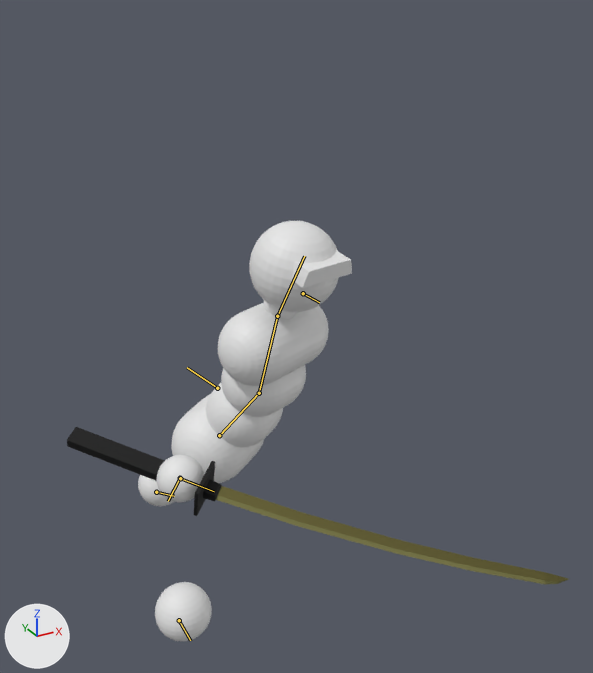
Renders of the Blender file asset_raws/simple_combat_char.blend from each side of a commit.
Both versions are drawn from a 50 mm camera at (-0.92, -1.1, 2.13) aimed at (0.37, 1.23, 0.97). Every picture has the same lights, and +X, +Y and +Z are marked at lower left. Both versions are drawn at frame 4 of the action 'Hurt_parry_left'; the numbers are the values there. The bones that bend it are drawn over the model as lines.

Names of what the first picture shows: 'Body', 'Sword'.
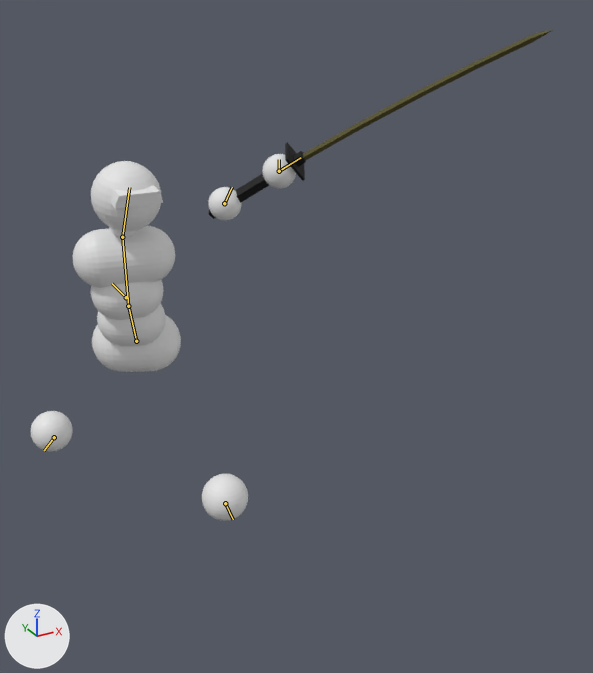
The change in detail:
Bone 'Root bone' (bone_root_bone) moves from (0.0, 1.069, 0.0) to (0.0, 2.0, 0.0).
Bone 'Root bone' (bone_root_bone) turns from (0, 0, 8) to (0, 0, 0) degrees about its own x, y and z.
Bone 'Lower back' (bone_lower_back) moves from (0.0, -0.175, -0.017) to (-0.029, -0.202, -0.02).
Bone 'Lower back' (bone_lower_back) turns from (-32, 29, 3) to (-24, -26, -3) degrees about its own x, y and z.
Bone 'Upper back' (bone_upper_back) turns from (10, -14, -7) to (13, 14, 4) degrees about its own x, y and z.
Bone 'Head' (bone_head) turns from (12, -8, -7) to (1, 11, 7) degrees about its own x, y and z.
Bone 'Hand.L' (bone_hand_l) moves from (-0.323, -0.215, 0.237) to (-0.018, -0.443, -0.376).
Bone 'Hand.L' (bone_hand_l) turns from (-29, 20, 26) to (26, -19, -57) degrees about its own x, y and z.
Bone 'Foot.L' (bone_foot_l) moves from (-0.268, -0.647, 0.295) to (0.157, 0.363, -0.059).
Bone 'Foot.L' (bone_foot_l) turns from (44, -16, -7) to (-21, 9, 0) degrees about its own x, y and z.
Bone 'Hand.R' (bone_hand_r) moves from (-0.435, -0.347, 0.404) to (0.109, -1.167, 0.504).
Bone 'Hand.R' (bone_hand_r) turns from (33, -23, 9) to (-55, 0, -139) degrees about its own x, y and z.
Bone 'Foot.R' (bone_foot_r) moves from (-0.004, 0.009, 0.057) to (0.157, -0.399, 0.335).
Bone 'Foot.R' (bone_foot_r) turns from (-21, -8, 1) to (30, 12, 5) degrees about its own x, y and z.
Bone 'Sword attachment' (bone_sword_attachment) moves from (0.347, 0.404, 0.435) to (1.167, 0.504, -0.109).
Bone 'Sword attachment' (bone_sword_attachment) turns from (15, 20, -32) to (35, -158, -62) degrees about its own x, y and z.

Location of each change, (x1, y1, x2, y2) in pixels of the pictures (593 x 673 px):
'Body', posed (24% wider, 13% shorter)
    before: (138, 221, 352, 641)
    after: (31, 154, 296, 521)
'Sword', posed (31% narrower, 20% taller)
    before: (67, 427, 569, 584)
    after: (208, 30, 553, 219)
bone 'Root bone', root to tip
    before: (217, 388) to (187, 367)
    after: (126, 297) to (112, 283)
bone 'Lower back', root to tip
    before: (219, 435) to (259, 393)
    after: (136, 341) to (128, 306)
bone 'Upper back', root to tip
    before: (259, 393) to (277, 316)
    after: (128, 306) to (122, 237)
bone 'Head', root to tip
    before: (277, 316) to (304, 256)
    after: (122, 237) to (129, 187)
bone 'Hand.L', root to tip
    before: (303, 293) to (319, 302)
    after: (224, 203) to (232, 187)
bone 'Foot.L', root to tip
    before: (156, 492) to (174, 496)
    after: (225, 503) to (233, 519)
bone 'Hand.R', root to tip
    before: (180, 478) to (168, 501)
    after: (279, 171) to (279, 159)
bone 'Foot.R', root to tip
    before: (179, 620) to (190, 640)
    after: (54, 437) to (44, 450)
bone 'Sword attachment', root to tip
    before: (180, 478) to (214, 491)
    after: (279, 171) to (301, 157)
